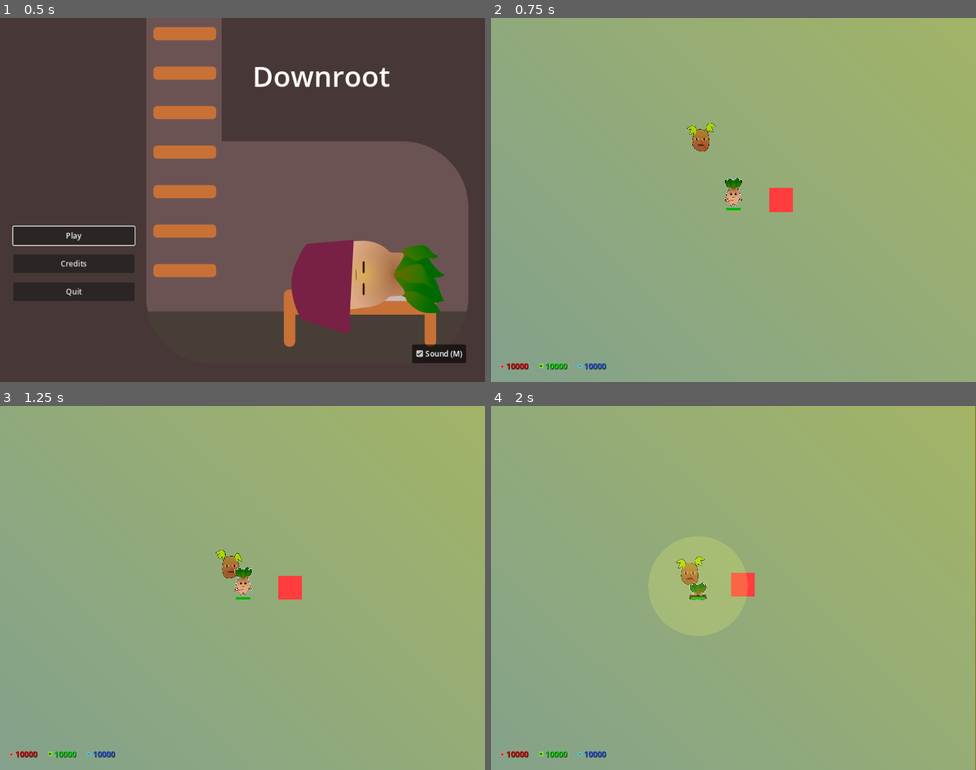
Above: before the commit, frames 1-4 (two rows, left to right).
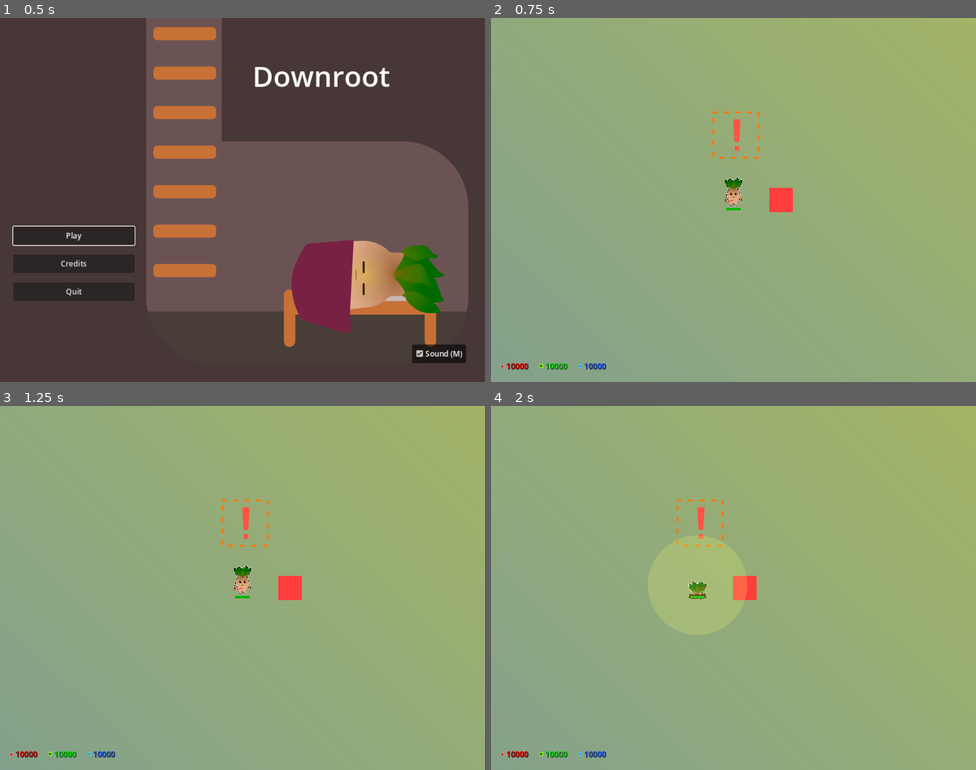
Above: after the commit, the same moments.

Repository: Zereijin/GGJ2023
Game: Godot game, scene res://main_menu/main_menu.tscn
The game is run twice, just before and just after one commit, with the same random seed, the same clock (stepped at 60 frames per second) and the same inputs.
Inputs (mouse positions are in pixels of both pictures, inside the frame that each line leads up to):
- Up to frame 1 (0.5 s): no input
- Up to frame 2 (0.75 s): click "Play" at 0.5 s
- Up to frame 3 (1.25 s): no input
- Up to frame 4 (2 s): move the mouse to (840, 569) at 1.27 s; press the mouse at (840, 569) at 1.28 s; hold D (right) from 1.28 s (still down)

Frame 1 is identical in both runs. In frame 2, 0.4% of the frame differs, in the area x 40-56%, y 25-39%; in frame 3, 0.6%; in frame 4, 0.8%, in the area x 38-100%, y 0-100%.

Commit message:
Implement spawning

Diff:
--- a/game/enemy/enemy.gd
+++ b/game/enemy/enemy.gd
@@ -8,6 +8,11 @@
 
 ## How long the enemy is paralyzed for
 var _paralyzed_for := 0.0
+
+
+## Configures the enemy by attaching any needed references
+func configure(_player: Player):
+	pass
 
 
 ## Paralyzes the enemy for a period of time
--- a/game/enemy/potato/potato.gd
+++ b/game/enemy/potato/potato.gd
@@ -5,16 +5,20 @@
 var force_multiplier: float
 
 ## The object the potato tries to walk towards and shoot
-@export
-var target: Node2D
+var _player: Node2D
 
 ## The gun
 @onready
 var gun := $Gun
 
 
+func configure(player: Player) -> void:
+	super(player)
+	_player = player
+
+
 func _physics_process(delta: float) -> void:
 	super(delta)
 	constant_force = Vector2.ZERO if paralyzed else \
-		global_position.direction_to(target.global_position) * force_multiplier
+		global_position.direction_to(_player.global_position) * force_multiplier
 	gun.rotation = constant_force.angle()
--- a/game/game.tscn
+++ b/game/game.tscn
@@ -1,13 +1,15 @@
-[gd_scene load_steps=16 format=3 uid="uid://cxstjq63yeytk"]
+[gd_scene load_steps=18 format=3 uid="uid://cxstjq63yeytk"]
 
 [ext_resource type="Texture2D" uid="uid://bqtry2d3nvsou" path="res://game/stage/sprites/fenced_area.png" id="1_hgw6i"]
 [ext_resource type="PackedScene" uid="uid://fsgx46hh0sib" path="res://game/player/player.tscn" id="1_tilxh"]
 [ext_resource type="Script" path="res://game/resource_panel.gd" id="3_jgv3g"]
-[ext_resource type="PackedScene" uid="uid://psqd6dx2lvfe" path="res://shop/shop_panel.tscn" id="3_xprnx"]
+[ext_resource type="PackedScene" uid="uid://cgwhfduesoojv" path="res://shop/shop_panel.tscn" id="3_xprnx"]
 [ext_resource type="Texture2D" uid="uid://cg5adf1v7n2yh" path="res://game/stage/sprites/fence_south.png" id="4_x4qaj"]
 [ext_resource type="Texture2D" uid="uid://1nyavrk80xgv" path="res://game/resources/sprites/red_triangle.png" id="5_46ofj"]
-[ext_resource type="PackedScene" uid="uid://ba7ivojxn0clg" path="res://game/enemy/potato/potato.tscn" id="6_f1ll7"]
+[ext_resource type="Script" path="res://game/spawner.gd" id="5_qroix"]
+[ext_resource type="PackedScene" uid="uid://dbssse540sc70" path="res://game/enemy/potato/potato.tscn" id="6_f1ll7"]
 [ext_resource type="Texture2D" uid="uid://0wmwqbb7ximl" path="res://game/resources/sprites/green_square.png" id="6_pn3i5"]
+[ext_resource type="Texture2D" uid="uid://dhq81kagjad3j" path="res://game/enemy/sprites/spawn_indicator.png" id="6_xx4cy"]
 [ext_resource type="Texture2D" uid="uid://dvutxcgcad6i5" path="res://game/resources/sprites/blue_star.png" id="7_2e3kl"]
 [ext_resource type="Script" path="res://game/game_over.gd" id="8_dnhqf"]
 [ext_resource type="Theme" uid="uid://dbf3mfbni11oq" path="res://main_menu/main_menu_theme/main_menu_theme.tres" id="8_sltvh"]
@@ -86,19 +88,31 @@
 scale = Vector2(50, 50)
 texture = SubResource("GradientTexture1D_0nmfm")
 
-[node name="Test Potato" parent="Garden/Objects" node_paths=PackedStringArray("target") instance=ExtResource("6_f1ll7")]
-position = Vector2(-76, -139)
-target = NodePath("../Player")
-
-[node name="Damageable" parent="Garden/Objects/Test Potato" index="3"]
-health = 3
-
 [node name="Player" parent="Garden/Objects" instance=ExtResource("1_tilxh")]
 scream_size_scale_factor = 300.0
 
 [node name="Foreground" type="Sprite2D" parent="Garden"]
 position = Vector2(0, 506)
 texture = ExtResource("4_x4qaj")
+
+[node name="Spawner" type="Polygon2D" parent="Garden" node_paths=PackedStringArray("warning_marker", "parent_node", "player")]
+visible = false
+z_index = 1
+color = Color(1, 0, 0, 1)
+polygon = PackedVector2Array(-550, -500, 550, -500, 550, 450, -550, 450)
+script = ExtResource("5_qroix")
+warning_marker = NodePath("../SpawnWarning")
+plants = Array[PackedScene]([ExtResource("6_f1ll7")])
+parent_node = NodePath("../Objects")
+player = NodePath("../Objects/Player")
+
+[node name="SpawnerTimer" type="Timer" parent="Garden/Spawner"]
+wait_time = 30.0
+autostart = true
+
+[node name="SpawnWarning" type="Sprite2D" parent="Garden"]
+visible = false
+texture = ExtResource("6_xx4cy")
 
 [node name="ShopLayer" type="CanvasLayer" parent="."]
 
@@ -260,6 +274,5 @@
 text = "Quit Game"
 
 [connection signal="update_resources" from="Garden/Objects/Player" to="ShopLayer/ResourcePanel" method="_on_player_update_resources"]
+[connection signal="timeout" from="Garden/Spawner/SpawnerTimer" to="Garden/Spawner" method="_spawn"]
 [connection signal="pressed" from="ShopLayer/GameOverPanel/PanelContainer/MarginContainer/VBoxContainer/QuitButton" to="ShopLayer/GameOverPanel" method="close"]
-
-[editable path="Garden/Objects/Test Potato"]
--- /dev/null
+++ b/game/spawner.gd
@@ -0,0 +1,63 @@
+extends Polygon2D
+
+## How long to warn before spawning the enemies
+@export
+var warning_duration := 5.0
+
+## The spawn warning marker
+@export
+var warning_marker : Node2D
+
+## The plants that can be spawned
+@export
+var plants : Array[PackedScene]
+
+## How many plants to spawn at a time
+@export
+var count := 1
+
+## How much to multiply the plant count minus one by to get the radius of the spawning circle
+@export
+var radius_factor := 10.0
+
+## The node under which spawned plants should be hung
+@export
+var parent_node : Node2D
+
+## The player, used for configuring monsters
+@export
+var player : Player
+
+## The rectangle within which plants can be spawned
+@onready
+var target_area := _calculate_target_area()
+
+
+func _calculate_target_area() -> Rect2:
+	var ret := Rect2(0, 0, 0, 0)
+	for i in polygon:
+		ret = ret.expand(i)
+	return ret
+
+
+func _ready() -> void:
+	_spawn()
+
+
+func _spawn() -> void:
+	var count_snapshot := count
+	var radius := (count_snapshot - 1) * radius_factor
+	var shrunk_area := target_area.grow(-radius)
+	var target_point := shrunk_area.position + \
+		Vector2(randf_range(0, shrunk_area.size.x), randf_range(0, shrunk_area.size.y))
+	warning_marker.position = target_point
+	warning_marker.visible = true
+	await get_tree().create_timer(warning_duration).timeout
+	warning_marker.visible = false
+	for i in range(count_snapshot):
+		var angle := TAU * i / count_snapshot
+		var spawn_pos := target_point + Vector2.from_angle(angle) * radius
+		var plant := plants[randi_range(0, plants.size() - 1)].instantiate()
+		plant.position = spawn_pos
+		plant.configure(player)
+		parent_node.add_child(plant)
